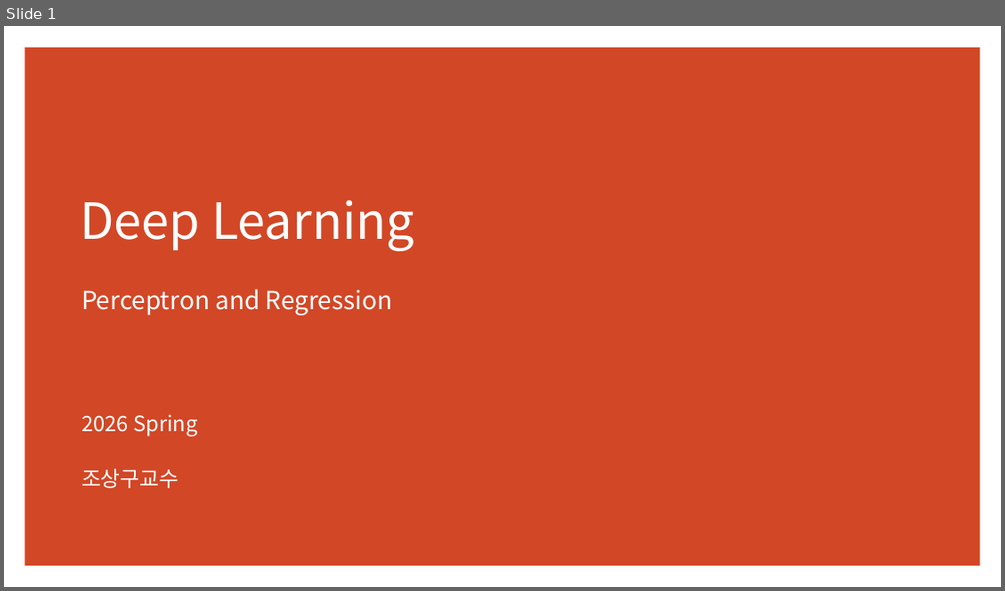
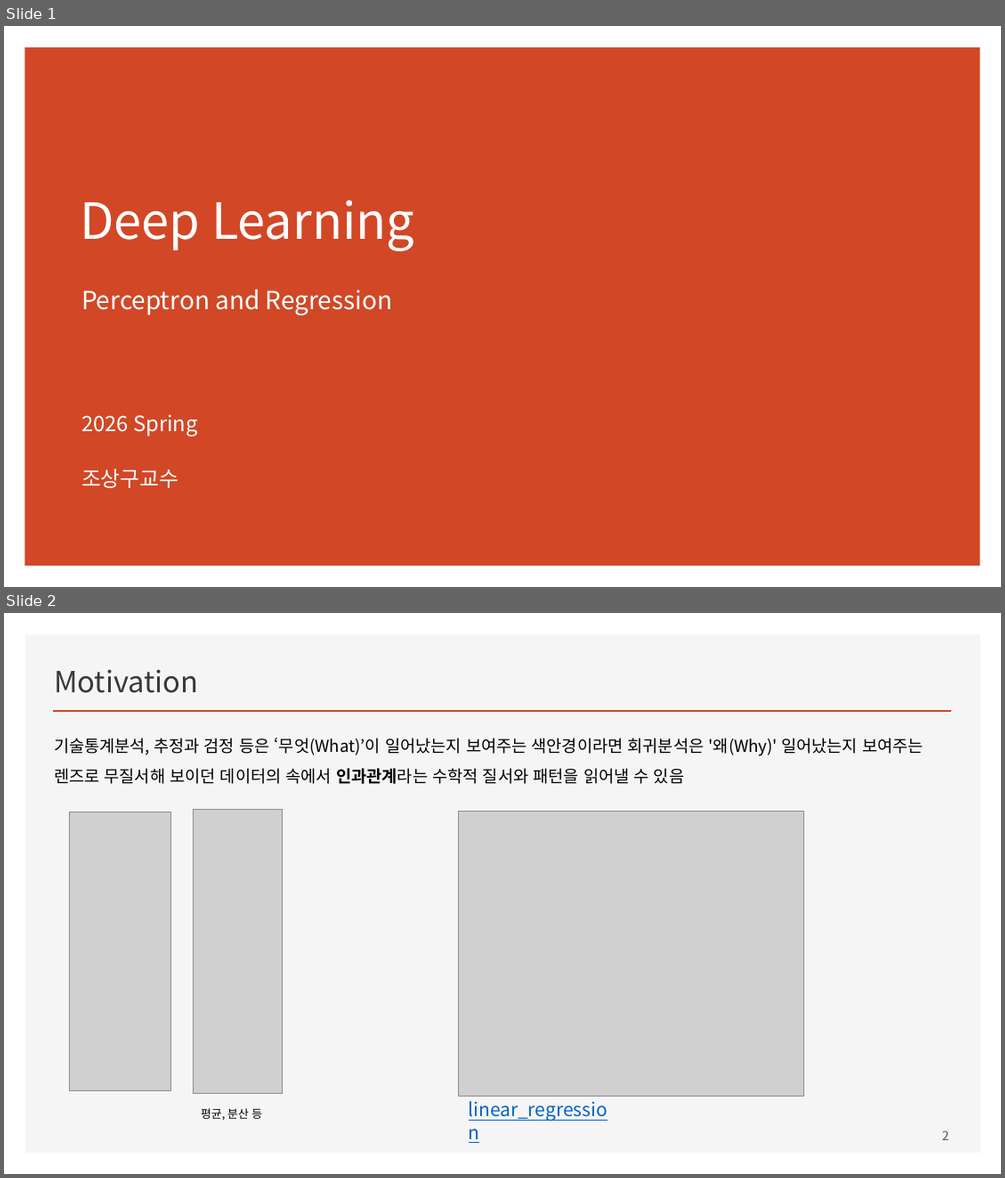
Before and after one commit to ancestor9/mathematics-for-machine-learning, a slide deck: Linear_Algebra/w4_Perceptron_Regression.pptx. Shown one above the other, each under a label of ours: slide 1 before the commit, slides 1 and 2 after it. The pictures are 1005x591 and 1005x1178 pixels, drawn with LibreOffice and Linux fonts; fonts in the diff are those of the drawing; grey boxes stand for pictures. Boxes give left, top, right and bottom in pixels: in the first picture for what was removed or moved away, otherwise in the second. Text is boxed around its words. In the diff, an @@ line names an element or a change of style, - is before the commit and + after.

```diff
--- a/Linear_Algebra/w4_Perceptron_Regression.pptx
+++ b/Linear_Algebra/w4_Perceptron_Regression.pptx
@@ slide 2 added at (4,613,1001,1174), background #FFFFFF @@
@@ rectangle added at (25,634,980,1153), fill #F5F5F5 @@
@@ title added at (54,669,198,693), 28 pt, text #3B3838 @@
+Motivation
@@ line added from (53, 711) to (952, 711), #D24726 2 pt @@
@@ text added at (54,738,923,784), 16 pt, text #000000 @@
+기술통계분석, 추정과 검정 등은 ‘무엇(What)’이 일어났는지 보여주는 색안경이라면 회귀분석은 '왜(Why)' 일어났는지 보여주는 렌즈로 무질서해 보이던 데이터의 속에서 인과관계라는 수학적 질서와 패턴을 읽어낼 수 있음
@@ picture added at (70,811,170,1091) @@
@@ picture added at (194,809,283,1094) @@
@@ picture added at (459,811,804,1096) @@
@@ text added at (201,1108,262,1119), 11 pt, text #000000 @@
+평균, 분산 등
@@ text added at (469,1101,607,1121), 18 pt, text #0563C1, underline @@
+linear_regression
@@ page number added at (942,1130,949,1140), 12 pt, text #595959 @@
+2
```
Also in this commit, not shown: 1 slide changed, 2 other slides added.
